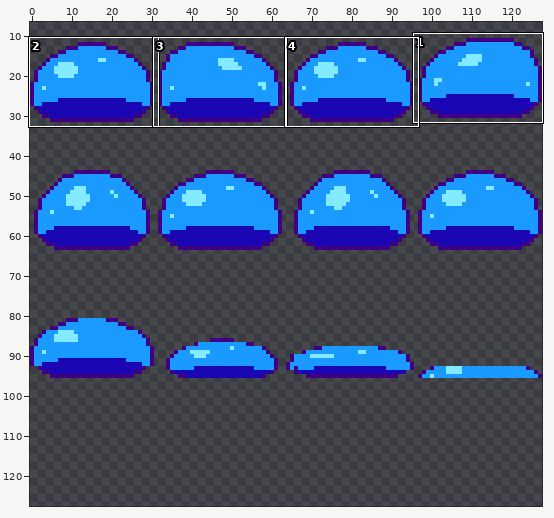
A sprite sheet gets an edit: Images/slime1.png. Above: a wide view before the commit, with the close-up outlined.
Close-up. Old version:
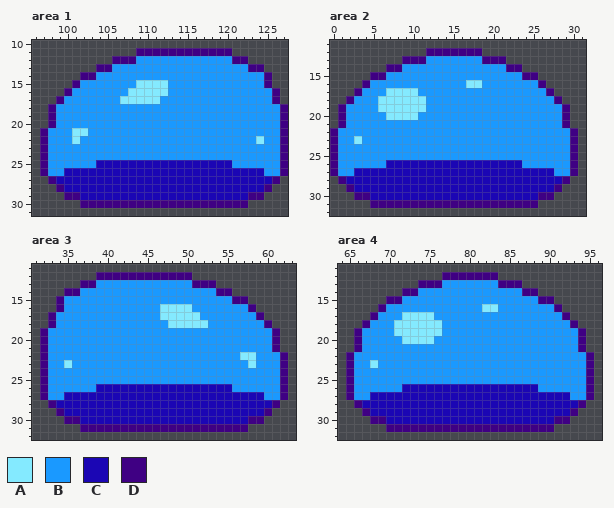
The file is 128x96 pixels. Shown: area 1: x 96..127, y 10..31; area 2: x 0..31, y 11..32; area 3: x 31..63, y 11..32; area 4: x 64..96, y 11..32. The old version is drawn lined up with the new one, on the new canvas. The wide view leaves out empty margins. The commit also changed other parts of the picture, which this record leaves out.
Palette (. is transparent): A #84eaff  B #1a99ff  C #1b06b4  D #3f0083
Pixels before, area 1, first column x 97:
11 ............DDDDDDDDDDDD.......
12 .........DDDBBBBBBBBBBBBDD.....
13 .......DDBBBBBBBBBBBBBBBBBDD...
14 .....DDBBBBBBBBBBBBBBBBBBBBBD..
15 ....DBBBBBBBAAAABBBBBBBBBBBBD..
16 ...DBBBBBBBAAAAABBBBBBBBBBBBBD.
17 ..DBBBBBBBAAAAABBBBBBBBBBBBBBD.
18 .DBBBBBBBBBBBBBBBBBBBBBBBBBBBBD
19 .DBBBBBBBBBBBBBBBBBBBBBBBBBBBBD
20 .DBBBBBBBBBBBBBBBBBBBBBBBBBBBBD
21 DBBBAABBBBBBBBBBBBBBBBBBBBBBBBD
22 DBBBABBBBBBBBBBBBBBBBBBBBBBABBD
23 DBBBBBBBBBBBBBBBBBBBBBBBBBBBBBD
24 DBBBBBBBBBBBBBBBBBBBBBBBBBBBBBD
25 DBBBBBBCCCCCCCCCCCCCCCCCBBBBBBD
26 DBBCCCCCCCCCCCCCCCCCCCCCCCCCBBD
27 .DCCCCCCCCCCCCCCCCCCCCCCCCCCCD.
28 ..DCCCCCCCCCCCCCCCCCCCCCCCCCD..
29 ...DDCCCCCCCCCCCCCCCCCCCCCDD...
30 .....DDDDDDDDDDDDDDDDDDDDD.....
Pixels before, area 2, first column x 0:
12 ............DDDDDDD............
13 .........DDDBBBBBBBDDD.........
14 .......DDBBBBBBBBBBBBBDD.......
15 .....DDBBBBBBBBBBBBBBBBBDD.....
16 ....DBBBBBBBBBBBBAABBBBBBBD....
17 ...DBBBAAAABBBBBBBBBBBBBBBBD...
18 ..DBBBAAAAAABBBBBBBBBBBBBBBBD..
19 .DBBBBAAAAAABBBBBBBBBBBBBBBBBD.
20 .DBBBBBAAAABBBBBBBBBBBBBBBBBBD.
21 .DBBBBBBBBBBBBBBBBBBBBBBBBBBBD.
22 DBBBBBBBBBBBBBBBBBBBBBBBBBBBBBD
23 DBBABBBBBBBBBBBBBBBBBBBBBBBBBBD
24 DBBBBBBBBBBBBBBBBBBBBBBBBBBBBBD
25 DBBBBBBBBBBBBBBBBBBBBBBBBBBBBBD
26 DBBBBBBCCCCCCCCCCCCCCCCCBBBBBBD
27 DBBCCCCCCCCCCCCCCCCCCCCCCCCCBBD
28 .DCCCCCCCCCCCCCCCCCCCCCCCCCCCD.
29 ..DCCCCCCCCCCCCCCCCCCCCCCCCCD..
30 ...DDCCCCCCCCCCCCCCCCCCCCCDD...
31 .....DDDDDDDDDDDDDDDDDDDDD.....
Pixels before, area 3, first column x 32:
12 .......DDDDDDDDDDDD............
13 .....DDBBBBBBBBBBBBDDD.........
14 ...DDBBBBBBBBBBBBBBBBBDD.......
15 ..DBBBBBBBBBBBBBBBBBBBBBDD.....
16 ..DBBBBBBBBBBBBAAAABBBBBBBD....
17 .DBBBBBBBBBBBBBAAAAABBBBBBBD...
18 .DBBBBBBBBBBBBBBAAAAABBBBBBBD..
19 DBBBBBBBBBBBBBBBBBBBBBBBBBBBBD.
20 DBBBBBBBBBBBBBBBBBBBBBBBBBBBBD.
21 DBBBBBBBBBBBBBBBBBBBBBBBBBBBBD.
22 DBBBBBBBBBBBBBBBBBBBBBBBBAABBBD
23 DBBABBBBBBBBBBBBBBBBBBBBBBABBBD
24 DBBBBBBBBBBBBBBBBBBBBBBBBBBBBBD
25 DBBBBBBBBBBBBBBBBBBBBBBBBBBBBBD
26 DBBBBBBCCCCCCCCCCCCCCCCCBBBBBBD
27 DBBCCCCCCCCCCCCCCCCCCCCCCCCCBBD
28 .DCCCCCCCCCCCCCCCCCCCCCCCCCCCD.
29 ..DCCCCCCCCCCCCCCCCCCCCCCCCCD..
30 ...DDCCCCCCCCCCCCCCCCCCCCCDD...
31 .....DDDDDDDDDDDDDDDDDDDDD.....
Pixels before, area 4, first column x 65:
12 ............DDDDDDD............
13 .........DDDBBBBBBBDDD.........
14 .......DDBBBBBBBBBBBBBDD.......
15 .....DDBBBBBBBBBBBBBBBBBDD.....
16 ....DBBBBBBBBBBBBAABBBBBBBD....
17 ...DBBBAAAABBBBBBBBBBBBBBBBD...
18 ..DBBBAAAAAABBBBBBBBBBBBBBBBD..
19 .DBBBBAAAAAABBBBBBBBBBBBBBBBBD.
20 .DBBBBBAAAABBBBBBBBBBBBBBBBBBD.
21 .DBBBBBBBBBBBBBBBBBBBBBBBBBBBD.
22 DBBBBBBBBBBBBBBBBBBBBBBBBBBBBBD
23 DBBABBBBBBBBBBBBBBBBBBBBBBBBBBD
24 DBBBBBBBBBBBBBBBBBBBBBBBBBBBBBD
25 DBBBBBBBBBBBBBBBBBBBBBBBBBBBBBD
26 DBBBBBBCCCCCCCCCCCCCCCCCBBBBBBD
27 DBBCCCCCCCCCCCCCCCCCCCCCCCCCBBD
28 .DCCCCCCCCCCCCCCCCCCCCCCCCCCCD.
29 ..DCCCCCCCCCCCCCCCCCCCCCCCCCD..
30 ...DDCCCCCCCCCCCCCCCCCCCCCDD...
31 .....DDDDDDDDDDDDDDDDDDDDD.....
New version:
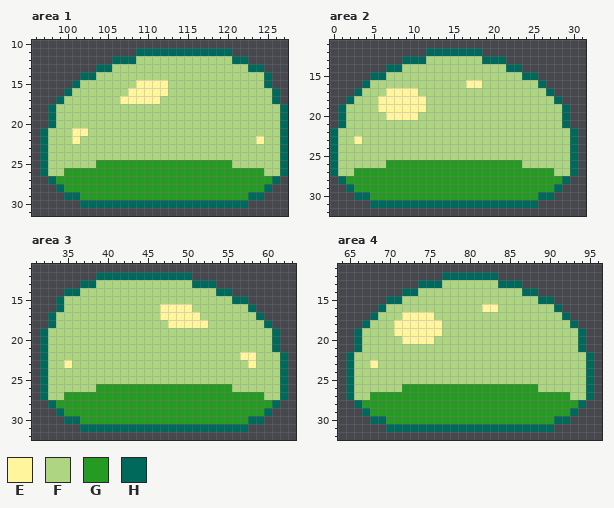
Colours new in this view: E #fff59d  F #aed581  G #259b24  H #00695c
Changes in this commit:
canvas 128x96 -> 128x128
Changed rows in their new state; - is an unchanged pixel.
Area 1:
first column x 97:
11 ------------HHHHHHHHHHHH-------
12 ---------HHHFFFFFFFFFFFFHH-----
13 -------HHFFFFFFFFFFFFFFFFFHH---
14 -----HHFFFFFFFFFFFFFFFFFFFFFH--
15 ----HFFFFFFFEEEEFFFFFFFFFFFFH--
16 ---HFFFFFFFEEEEEFFFFFFFFFFFFFH-
17 --HFFFFFFFEEEEEFFFFFFFFFFFFFFH-
18 -HFFFFFFFFFFFFFFFFFFFFFFFFFFFFH
19 -HFFFFFFFFFFFFFFFFFFFFFFFFFFFFH
20 -HFFFFFFFFFFFFFFFFFFFFFFFFFFFFH
21 HFFFEEFFFFFFFFFFFFFFFFFFFFFFFFH
22 HFFFEFFFFFFFFFFFFFFFFFFFFFFEFFH
23 HFFFFFFFFFFFFFFFFFFFFFFFFFFFFFH
24 HFFFFFFFFFFFFFFFFFFFFFFFFFFFFFH
25 HFFFFFFGGGGGGGGGGGGGGGGGFFFFFFH
26 HFFGGGGGGGGGGGGGGGGGGGGGGGGGFFH
27 -HGGGGGGGGGGGGGGGGGGGGGGGGGGGH-
28 --HGGGGGGGGGGGGGGGGGGGGGGGGGH--
29 ---HHGGGGGGGGGGGGGGGGGGGGGHH---
30 -----HHHHHHHHHHHHHHHHHHHHH-----
Area 2:
first column x 0:
12 ------------HHHHHHH------------
13 ---------HHHFFFFFFFHHH---------
14 -------HHFFFFFFFFFFFFFHH-------
15 -----HHFFFFFFFFFFFFFFFFFHH-----
16 ----HFFFFFFFFFFFFEEFFFFFFFH----
17 ---HFFFEEEEFFFFFFFFFFFFFFFFH---
18 --HFFFEEEEEEFFFFFFFFFFFFFFFFH--
19 -HFFFFEEEEEEFFFFFFFFFFFFFFFFFH-
20 -HFFFFFEEEEFFFFFFFFFFFFFFFFFFH-
21 -HFFFFFFFFFFFFFFFFFFFFFFFFFFFH-
22 HFFFFFFFFFFFFFFFFFFFFFFFFFFFFFH
23 HFFEFFFFFFFFFFFFFFFFFFFFFFFFFFH
24 HFFFFFFFFFFFFFFFFFFFFFFFFFFFFFH
25 HFFFFFFFFFFFFFFFFFFFFFFFFFFFFFH
26 HFFFFFFGGGGGGGGGGGGGGGGGFFFFFFH
27 HFFGGGGGGGGGGGGGGGGGGGGGGGGGFFH
28 -HGGGGGGGGGGGGGGGGGGGGGGGGGGGH-
29 --HGGGGGGGGGGGGGGGGGGGGGGGGGH--
30 ---HHGGGGGGGGGGGGGGGGGGGGGHH---
31 -----HHHHHHHHHHHHHHHHHHHHH-----
Area 3:
first column x 32:
12 -------HHHHHHHHHHHH------------
13 -----HHFFFFFFFFFFFFHHH---------
14 ---HHFFFFFFFFFFFFFFFFFHH-------
15 --HFFFFFFFFFFFFFFFFFFFFFHH-----
16 --HFFFFFFFFFFFFEEEEFFFFFFFH----
17 -HFFFFFFFFFFFFFEEEEEFFFFFFFH---
18 -HFFFFFFFFFFFFFFEEEEEFFFFFFFH--
19 HFFFFFFFFFFFFFFFFFFFFFFFFFFFFH-
20 HFFFFFFFFFFFFFFFFFFFFFFFFFFFFH-
21 HFFFFFFFFFFFFFFFFFFFFFFFFFFFFH-
22 HFFFFFFFFFFFFFFFFFFFFFFFFEEFFFH
23 HFFEFFFFFFFFFFFFFFFFFFFFFFEFFFH
24 HFFFFFFFFFFFFFFFFFFFFFFFFFFFFFH
25 HFFFFFFFFFFFFFFFFFFFFFFFFFFFFFH
26 HFFFFFFGGGGGGGGGGGGGGGGGFFFFFFH
27 HFFGGGGGGGGGGGGGGGGGGGGGGGGGFFH
28 -HGGGGGGGGGGGGGGGGGGGGGGGGGGGH-
29 --HGGGGGGGGGGGGGGGGGGGGGGGGGH--
30 ---HHGGGGGGGGGGGGGGGGGGGGGHH---
31 -----HHHHHHHHHHHHHHHHHHHHH-----
Area 4:
first column x 65:
12 ------------HHHHHHH------------
13 ---------HHHFFFFFFFHHH---------
14 -------HHFFFFFFFFFFFFFHH-------
15 -----HHFFFFFFFFFFFFFFFFFHH-----
16 ----HFFFFFFFFFFFFEEFFFFFFFH----
17 ---HFFFEEEEFFFFFFFFFFFFFFFFH---
18 --HFFFEEEEEEFFFFFFFFFFFFFFFFH--
19 -HFFFFEEEEEEFFFFFFFFFFFFFFFFFH-
20 -HFFFFFEEEEFFFFFFFFFFFFFFFFFFH-
21 -HFFFFFFFFFFFFFFFFFFFFFFFFFFFH-
22 HFFFFFFFFFFFFFFFFFFFFFFFFFFFFFH
23 HFFEFFFFFFFFFFFFFFFFFFFFFFFFFFH
24 HFFFFFFFFFFFFFFFFFFFFFFFFFFFFFH
25 HFFFFFFFFFFFFFFFFFFFFFFFFFFFFFH
26 HFFFFFFGGGGGGGGGGGGGGGGGFFFFFFH
27 HFFGGGGGGGGGGGGGGGGGGGGGGGGGFFH
28 -HGGGGGGGGGGGGGGGGGGGGGGGGGGGH-
29 --HGGGGGGGGGGGGGGGGGGGGGGGGGH--
30 ---HHGGGGGGGGGGGGGGGGGGGGGHH---
31 -----HHHHHHHHHHHHHHHHHHHHH-----
